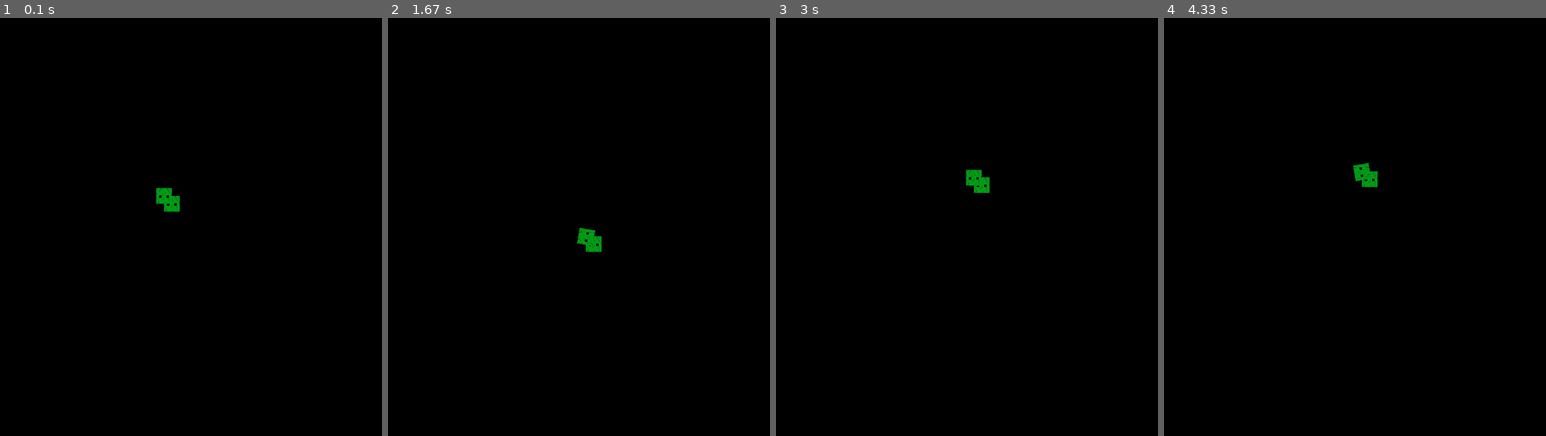
Above: before the commit, frames 1-4 (left to right).
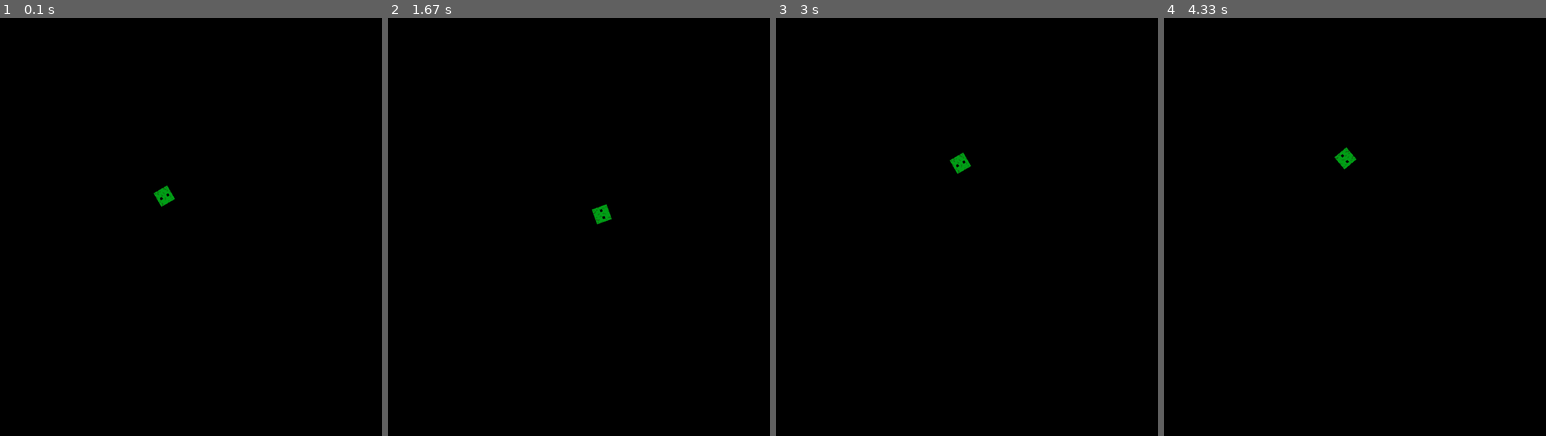
Above: after the commit, the same moments.

Repository: LUDUSLab/stem-games
Game: pygame game, started from AsteroidsEquipe1/config.py
The game is run twice, just before and just after one commit, with the same random seed, the same clock (stepped at 60 frames per second) and the same inputs.
Inputs:
- Up to frame 1 (0.1 s): no input
- Up to frame 2 (1.67 s): hold D 0.33-0.8 s; hold W 0.83-1.13 s; hold D 1.17-1.63 s
- Up to frame 3 (3 s): hold A 1.67-2.2 s; tap E at 1.82 s; hold A 2.23-2.63 s; hold W from 2.67 s (still down)
- Up to frame 4 (4.33 s): release W at 3.03 s; hold D 3.07-3.7 s; tap E at 3.22 s; hold A 3.73-4.2 s; hold D from 4.23 s (still down)

The runs differ from the first frame. In frame 1, 0.2% of the frame differs, in the area x 40-48%, y 40-47%; in frame 2, 0.4%, in the area x 49-59%, y 44-57%; in frame 3, 0.4%; in frame 4, 0.4%.

Commit message:
test code has added

Diff:
--- a/AsteroidsEquipe1/player.py
+++ b/AsteroidsEquipe1/player.py
@@ -17,7 +17,7 @@
         self.h = self.img.get_height()
         self.x = sw // 2
         self.y = sh // 2
-        self.angle = 0
+        self.angle = 30
         self.rotate = pygame.transform.rotate(self.img, self.angle)
         self.rotateRect = self.rotate.get_rect()
         self.rotateRect.center = (self.x, self.y)
@@ -54,7 +54,7 @@
         self.head = (self.x + self.player_cos * self.w // 2, self.y - self.player_sin * self.h // 2)
 
     def draw_playership(self, screen):
-        screen.blit(self.img, [self.x, self.y, self.w, self.h])
+        # screen.blit(self.img, [self.x, self.y, self.w, self.h])
         screen.blit(self.rotate, self.rotateRect)
 
 
@@ -76,6 +76,9 @@
 
     def draw_missile(self, screen):
         pygame.draw.rect(screen, color_white, [self.x, self.y, self.w, self.h])
+
+
+missile = Missile()
 
 
 game_on = True
--- a/AsteroidsEquipe1/player_tests.py
+++ /dev/null
@@ -1,8 +0,0 @@
-import pytest
-from player import PlayerShip
-
-
-def test_player_turn_left():
-    player = PlayerShip()
-    player.player_left()
-    assert player.head != 4
--- /dev/null
+++ b/AsteroidsEquipe1/test_player.py
@@ -0,0 +1,28 @@
+from player import PlayerShip
+from player import Missile
+
+
+def test_player_turn_left():
+    player = PlayerShip()
+    player.player_left()
+    assert player.angle != 0
+
+
+def test_player_turn_right():
+    player = PlayerShip()
+    player.player_right()
+    assert player.angle != 0
+
+
+def test_player_move_up():
+    player = PlayerShip()
+    player.move_up()
+    assert player.x != 500
+    assert player.y != 500
+
+
+def test_missile():
+    missile = Missile()
+    missile.missile_move()
+    assert missile.x != missile.xv
+    assert missile.y != missile.yv
